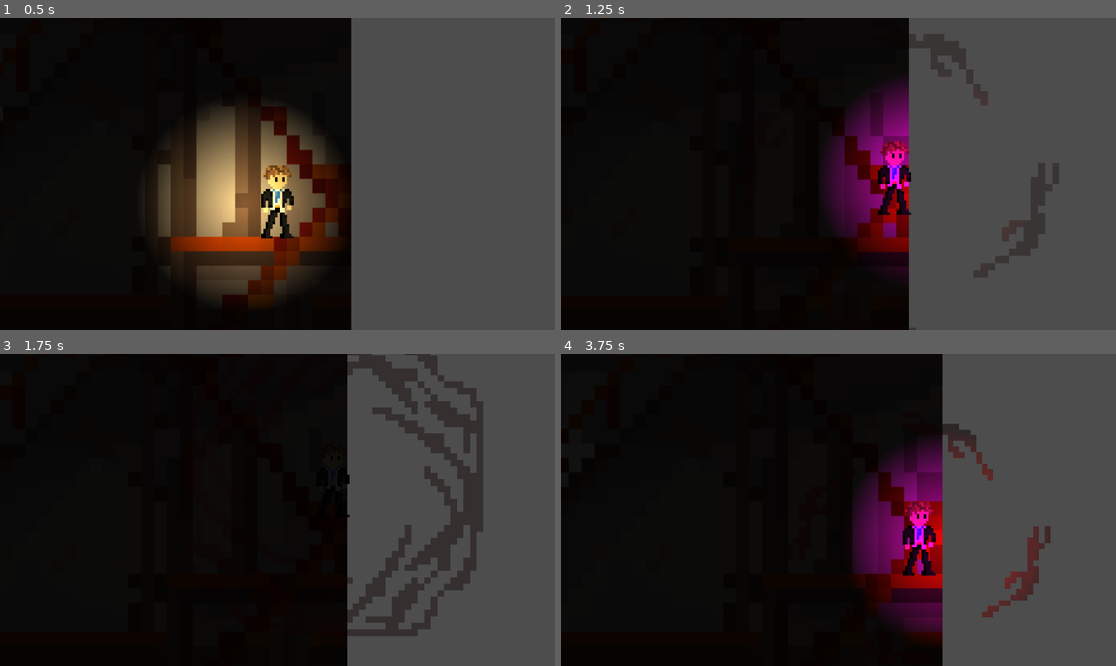
Above: before the commit, frames 1-4 (two rows, left to right).
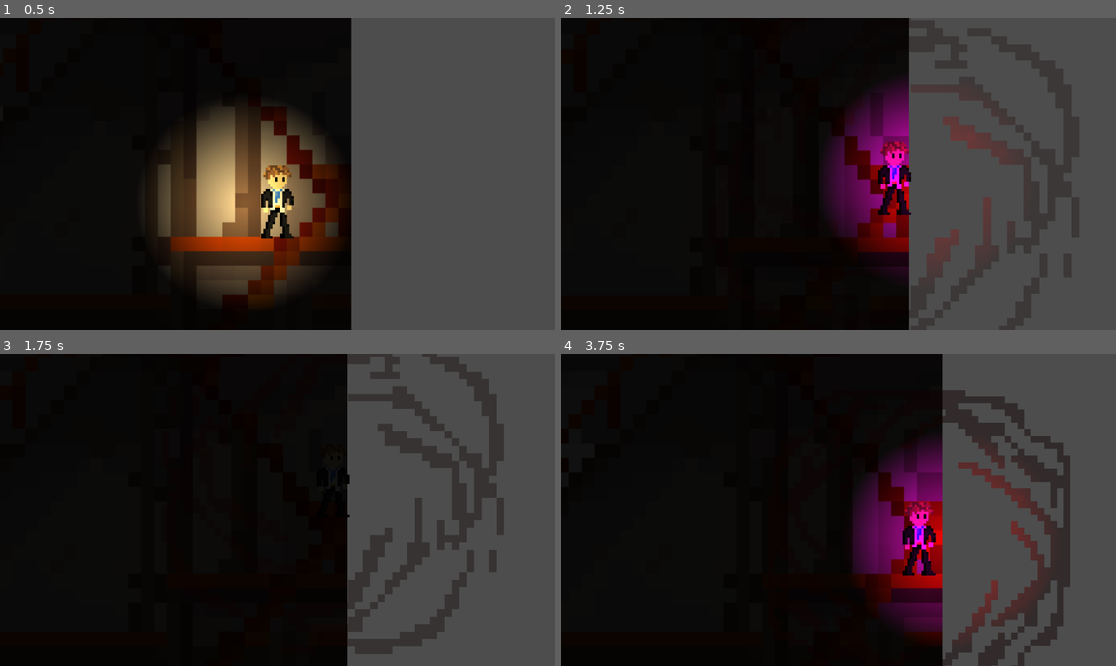
Above: after the commit, the same moments.

Repository: Joogensen/Lumen-Essense
Game: Godot game, scene res://Scenes/main.tscn
Two runs of this game, one before a commit and one after it. Both use one fixed random seed, a clock stepped at 60 frames per second and the inputs below.
Inputs:
- Up to frame 1 (0.5 s): no input
- Up to frame 2 (1.25 s): tap Enter at 0.5 s; hold Right (right) from 0.53 s (still down); hold C (change_light_color) from 0.53 s (still down); tap Space (jump) at 0.77 s
- Up to frame 3 (1.75 s): keep holding Right (right); release C (change_light_color) at 1.28 s; tap Shift (toggle_lantern) at 1.35 s; tap Space (jump) at 1.52 s
- Up to frame 4 (3.75 s): release Right (right) at 2.03 s; hold Left (left) 2.03-2.78 s; hold C (change_light_color) 2.03-2.78 s; hold Right (right) from 2.78 s (still down); tap Shift (toggle_lantern) at 2.85 s; tap Space (jump) at 3.02 s; hold C (change_light_color) from 3.53 s (still down)

Frame 1 is identical in both runs. In frame 2, 0.1% of the frame differs, in the area x 70-75%, y 35-69%; in frame 3, 10%, in the area x 62-91%, y 0-96%; in frame 4, 7.0%.

Commit message:
update/ParanoiaAnimation

Diff:
--- a/Scenes/main.tscn
+++ b/Scenes/main.tscn
@@ -59,6 +59,8 @@
 b = Vector2(-111, -9)
 
 [node name="Main" type="Node2D"]
+light_mask = 8
+visibility_layer = 8
 position = Vector2(-1, 0)
 
 [node name="Generate-a-dark-factory-background-that-has-some-e" type="Sprite2D" parent="."]
@@ -67,6 +69,8 @@
 texture = ExtResource("1_5uln4")
 
 [node name="Player" parent="." instance=ExtResource("1_ahjb2")]
+light_mask = 2
+visibility_layer = 2
 position = Vector2(1100, 426)
 
 [node name="Camera2D" type="Camera2D" parent="Player"]
@@ -79,8 +83,8 @@
 drag_vertical_enabled = true
 
 [node name="PointLight2D" type="PointLight2D" parent="Player"]
-light_mask = 2
-visibility_layer = 2
+light_mask = 4
+visibility_layer = 4
 position = Vector2(-22, 2)
 shadow_enabled = true
 shadow_color = Color(0, 0, 0, 0.333333)
@@ -92,8 +96,8 @@
 current_fuel = 50.0
 
 [node name="CanvasModulate" type="CanvasModulate" parent="."]
-light_mask = 3
-visibility_layer = 3
+light_mask = 8
+visibility_layer = 8
 color = Color(0.0666667, 0.0666667, 0.0666667, 1)
 
 [node name="StaticBody2D" type="StaticBody2D" parent="." groups=["Platforms"]]
--- a/Scenes/player.tscn
+++ b/Scenes/player.tscn
@@ -7,6 +7,118 @@
 [sub_resource type="RectangleShape2D" id="RectangleShape2D_yynyd"]
 size = Vector2(22, 50)
 
+[sub_resource type="AtlasTexture" id="AtlasTexture_ei8au"]
+atlas = ExtResource("3_5vkk6")
+region = Rect2(0, 0, 64, 63)
+
+[sub_resource type="AtlasTexture" id="AtlasTexture_kx6d4"]
+atlas = ExtResource("3_5vkk6")
+region = Rect2(64, 0, 64, 63)
+
+[sub_resource type="AtlasTexture" id="AtlasTexture_v4e17"]
+atlas = ExtResource("3_5vkk6")
+region = Rect2(128, 0, 64, 63)
+
+[sub_resource type="AtlasTexture" id="AtlasTexture_ckoin"]
+atlas = ExtResource("3_5vkk6")
+region = Rect2(192, 0, 64, 63)
+
+[sub_resource type="AtlasTexture" id="AtlasTexture_77h8t"]
+atlas = ExtResource("3_5vkk6")
+region = Rect2(256, 0, 64, 63)
+
+[sub_resource type="AtlasTexture" id="AtlasTexture_5haj7"]
+atlas = ExtResource("3_5vkk6")
+region = Rect2(320, 0, 64, 63)
+
+[sub_resource type="AtlasTexture" id="AtlasTexture_jp73f"]
+atlas = ExtResource("3_5vkk6")
+region = Rect2(384, 0, 64, 63)
+
+[sub_resource type="AtlasTexture" id="AtlasTexture_fxoev"]
+atlas = ExtResource("3_5vkk6")
+region = Rect2(448, 0, 64, 63)
+
+[sub_resource type="AtlasTexture" id="AtlasTexture_g7ykn"]
+atlas = ExtResource("3_5vkk6")
+region = Rect2(512, 0, 64, 63)
+
+[sub_resource type="AtlasTexture" id="AtlasTexture_qeuyh"]
+atlas = ExtResource("3_5vkk6")
+region = Rect2(576, 0, 64, 63)
+
+[sub_resource type="AtlasTexture" id="AtlasTexture_bensf"]
+atlas = ExtResource("3_5vkk6")
+region = Rect2(640, 0, 64, 63)
+
+[sub_resource type="AtlasTexture" id="AtlasTexture_jwdvj"]
+atlas = ExtResource("3_5vkk6")
+region = Rect2(704, 0, 64, 63)
+
+[sub_resource type="AtlasTexture" id="AtlasTexture_l3181"]
+atlas = ExtResource("3_5vkk6")
+region = Rect2(768, 0, 64, 63)
+
+[sub_resource type="AtlasTexture" id="AtlasTexture_hcm2t"]
+atlas = ExtResource("3_5vkk6")
+region = Rect2(832, 0, 64, 63)
+
+[sub_resource type="AtlasTexture" id="AtlasTexture_47wbg"]
+atlas = ExtResource("3_5vkk6")
+region = Rect2(896, 0, 64, 63)
+
+[sub_resource type="AtlasTexture" id="AtlasTexture_04bb5"]
+atlas = ExtResource("3_5vkk6")
+region = Rect2(832, 0, 64, 63)
+
+[sub_resource type="AtlasTexture" id="AtlasTexture_0tc3o"]
+atlas = ExtResource("3_5vkk6")
+region = Rect2(768, 0, 64, 63)
+
+[sub_resource type="AtlasTexture" id="AtlasTexture_ire5t"]
+atlas = ExtResource("3_5vkk6")
+region = Rect2(704, 0, 64, 63)
+
+[sub_resource type="AtlasTexture" id="AtlasTexture_ypq6c"]
+atlas = ExtResource("3_5vkk6")
+region = Rect2(640, 0, 64, 63)
+
+[sub_resource type="AtlasTexture" id="AtlasTexture_7fvj2"]
+atlas = ExtResource("3_5vkk6")
+region = Rect2(576, 0, 64, 63)
+
+[sub_resource type="AtlasTexture" id="AtlasTexture_va3t0"]
+atlas = ExtResource("3_5vkk6")
+region = Rect2(512, 0, 64, 63)
+
+[sub_resource type="AtlasTexture" id="AtlasTexture_xhxd1"]
+atlas = ExtResource("3_5vkk6")
+region = Rect2(448, 0, 64, 63)
+
+[sub_resource type="AtlasTexture" id="AtlasTexture_a6qmb"]
+atlas = ExtResource("3_5vkk6")
+region = Rect2(384, 0, 64, 63)
+
+[sub_resource type="AtlasTexture" id="AtlasTexture_80t1a"]
+atlas = ExtResource("3_5vkk6")
+region = Rect2(320, 0, 64, 63)
+
+[sub_resource type="AtlasTexture" id="AtlasTexture_5x2y4"]
+atlas = ExtResource("3_5vkk6")
+region = Rect2(256, 0, 64, 63)
+
+[sub_resource type="AtlasTexture" id="AtlasTexture_e35c8"]
+atlas = ExtResource("3_5vkk6")
+region = Rect2(192, 0, 64, 63)
+
+[sub_resource type="AtlasTexture" id="AtlasTexture_3vufv"]
+atlas = ExtResource("3_5vkk6")
+region = Rect2(128, 0, 64, 63)
+
+[sub_resource type="AtlasTexture" id="AtlasTexture_7kku2"]
+atlas = ExtResource("3_5vkk6")
+region = Rect2(64, 0, 64, 63)
+
 [sub_resource type="AtlasTexture" id="AtlasTexture_6utq4"]
 atlas = ExtResource("3_5vkk6")
 region = Rect2(512, 0, 64, 62)
@@ -93,6 +205,95 @@
 
 [sub_resource type="SpriteFrames" id="SpriteFrames_piecj"]
 animations = [{
+"frames": [{
+"duration": 1.0,
+"texture": SubResource("AtlasTexture_ei8au")
+}, {
+"duration": 1.0,
+"texture": SubResource("AtlasTexture_kx6d4")
+}, {
+"duration": 1.0,
+"texture": SubResource("AtlasTexture_v4e17")
+}, {
+"duration": 1.0,
+"texture": SubResource("AtlasTexture_ckoin")
+}, {
+"duration": 1.0,
+"texture": SubResource("AtlasTexture_77h8t")
+}, {
+"duration": 1.0,
+"texture": SubResource("AtlasTexture_5haj7")
+}, {
+"duration": 1.0,
+"texture": SubResource("AtlasTexture_jp73f")
+}, {
+"duration": 1.0,
+"texture": SubResource("AtlasTexture_fxoev")
+}, {
+"duration": 1.0,
+"texture": SubResource("AtlasTexture_g7ykn")
+}, {
+"duration": 1.0,
+"texture": SubResource("AtlasTexture_qeuyh")
+}, {
+"duration": 1.0,
+"texture": SubResource("AtlasTexture_bensf")
+}, {
+"duration": 1.0,
+"texture": SubResource("AtlasTexture_jwdvj")
+}, {
+"duration": 1.0,
+"texture": SubResource("AtlasTexture_l3181")
+}, {
+"duration": 1.0,
+"texture": SubResource("AtlasTexture_hcm2t")
+}, {
+"duration": 1.0,
+"texture": SubResource("AtlasTexture_47wbg")
+}, {
+"duration": 1.0,
+"texture": SubResource("AtlasTexture_04bb5")
+}, {
+"duration": 1.0,
+"texture": SubResource("AtlasTexture_0tc3o")
+}, {
+"duration": 1.0,
+"texture": SubResource("AtlasTexture_ire5t")
+}, {
+"duration": 1.0,
+"texture": SubResource("AtlasTexture_ypq6c")
+}, {
+"duration": 1.0,
+"texture": SubResource("AtlasTexture_7fvj2")
+}, {
+"duration": 1.0,
+"texture": SubResource("AtlasTexture_va3t0")
+}, {
+"duration": 1.0,
+"texture": SubResource("AtlasTexture_xhxd1")
+}, {
+"duration": 1.0,
+"texture": SubResource("AtlasTexture_a6qmb")
+}, {
+"duration": 1.0,
+"texture": SubResource("AtlasTexture_80t1a")
+}, {
+"duration": 1.0,
+"texture": SubResource("AtlasTexture_5x2y4")
+}, {
+"duration": 1.0,
+"texture": SubResource("AtlasTexture_e35c8")
+}, {
+"duration": 1.0,
+"texture": SubResource("AtlasTexture_3vufv")
+}, {
+"duration": 1.0,
+"texture": SubResource("AtlasTexture_7kku2")
+}],
+"loop": true,
+"name": &"paranoia",
+"speed": 24.0
+}, {
 "frames": [{
 "duration": 1.0,
 "texture": SubResource("AtlasTexture_6utq4")
@@ -185,6 +386,8 @@
 
 [node name="AnimatedSprite2D" type="AnimatedSprite2D" parent="."]
 texture_filter = 1
-scale = Vector2(5.5, 5.5)
+scale = Vector2(6, 6)
 sprite_frames = SubResource("SpriteFrames_piecj")
-animation = &"paranoia_high"
+animation = &"paranoia"
+frame = 15
+frame_progress = 0.518381
--- a/Scripts/playerController.gd
+++ b/Scripts/playerController.gd
@@ -102,44 +102,28 @@
 		was_paranoia_zero = true  # 🔥 Remember that paranoia was at zero
 		return
 
-	# 🔥 If paranoia was previously 0 but now increasing, restart "paranoia_low"
+	# 🔥 If paranoia was previously 0 but now increasing, restart "paranoia"
 	if was_paranoia_zero and paranoia > 0:
 		animated_sprite.visible = true  # Show effect again
-		animated_sprite.play("paranoia_low")
+		animated_sprite.play("paranoia")
 		was_paranoia_zero = false  # Reset tracker
 
 	if not animated_sprite.is_playing():
 		animated_sprite.play()  # 🔥 If animation stops, restart it
 
-	# Get the total number of frames for each animation
-	var last_frame = 6  # All animations have 7 frames (0-6)
+# 🎯 Adjust FPS (Capped at 20, using an upward curve)
+	var min_fps = 8.0  # 🔥 Lowest FPS when paranoia is low
+	var max_fps = 24.0 # 🔥 Max FPS when paranoia is 5
+	var fps_factor = pow(paranoia / 5.0, 1.2)  # Quadratic scaling for smooth speed-up
+	var target_fps = min_fps + fps_factor * (max_fps - min_fps)  # 🔥 Scale FPS but cap at 20
 
-	# 🎬 Choose the right animation based on paranoia level
-	if paranoia < 2.5:
-		if animated_sprite.animation != "paranoia_low":
-			animated_sprite.play("paranoia_low")
-		elif animated_sprite.frame == last_frame:
-			animated_sprite.play("paranoia_low")  # 🔥 Ensure it loops
+	animated_sprite.speed_scale = target_fps / 14.0  # 🔥 Adjust animation speed based on FPS scaling
 
-	elif paranoia >= 2.5 and paranoia < 5:
-		if animated_sprite.animation == "paranoia_low" and animated_sprite.frame == last_frame:
-			animated_sprite.play("paranoia_high")  # 🔥 Switch only when "paranoia_low" finishes
-		elif animated_sprite.animation != "paranoia_high":
-			animated_sprite.play("paranoia_high")
+	# 🎯 Adjust Scale with an Exponential Curve (5.5 → 1.5 with an upward curve)
+	var paranoia_factor = pow(paranoia / 5.0, 1.2)  # 🔥 Quadratic easing: small changes at first, bigger changes later
+	var target_scale = 6.0 - paranoia_factor * (6.0 - 1.0)  # Scales downward with an upward curve
+	animated_sprite.scale = animated_sprite.scale.lerp(Vector2(target_scale, target_scale), delta * 15.0)
 
-	else:  # If paranoia is decreasing (5 → 0)
-		if animated_sprite.animation == "paranoia_high" and animated_sprite.frame == last_frame:
-			animated_sprite.play("paranoia_decrease")  # 🔥 Switch only when "paranoia_high" finishes
-		elif animated_sprite.animation != "paranoia_decrease":
-			animated_sprite.play("paranoia_decrease")
-
-	# 🎯 Dynamically Adjust FPS Based on Paranoia Level
-	animated_sprite.speed_scale = 2 + (paranoia * 0.5)  # Adjust speed dynamically
-
-	# 🎯 Adjust Scale (Smoothly Shrinking from 5.5 → 1.5)
-	var target_scale = 5.5 - (paranoia / 5.0) * (5.5 - 1.1)
-	animated_sprite.scale += (Vector2(target_scale, target_scale) - animated_sprite.scale) * delta * 10.0
-
-	# 🎯 Adjust Transparency (More transparent when paranoia is low, fully visible at paranoia 5)
-	var target_alpha = 0.2 + (paranoia / 5.0) * (1.0 - 0.2)  # Min 0.2 (almost transparent), Max 1.0 (fully visible)
+	# 🎯 Adjust Transparency with an Exponential Curve
+	var target_alpha = 0.2 + pow(paranoia / 5.0, 1.2) * (1.0 - 0.2)  # More transparent at low paranoia, solid at high
 	animated_sprite.modulate = animated_sprite.modulate.lerp(Color(1.0, 0.0, 0.0, target_alpha), delta * 15.0)  # 🔥 Faster transparency transition
Not shown: 1 places in Scenes/player.tscn that only renumber resources
